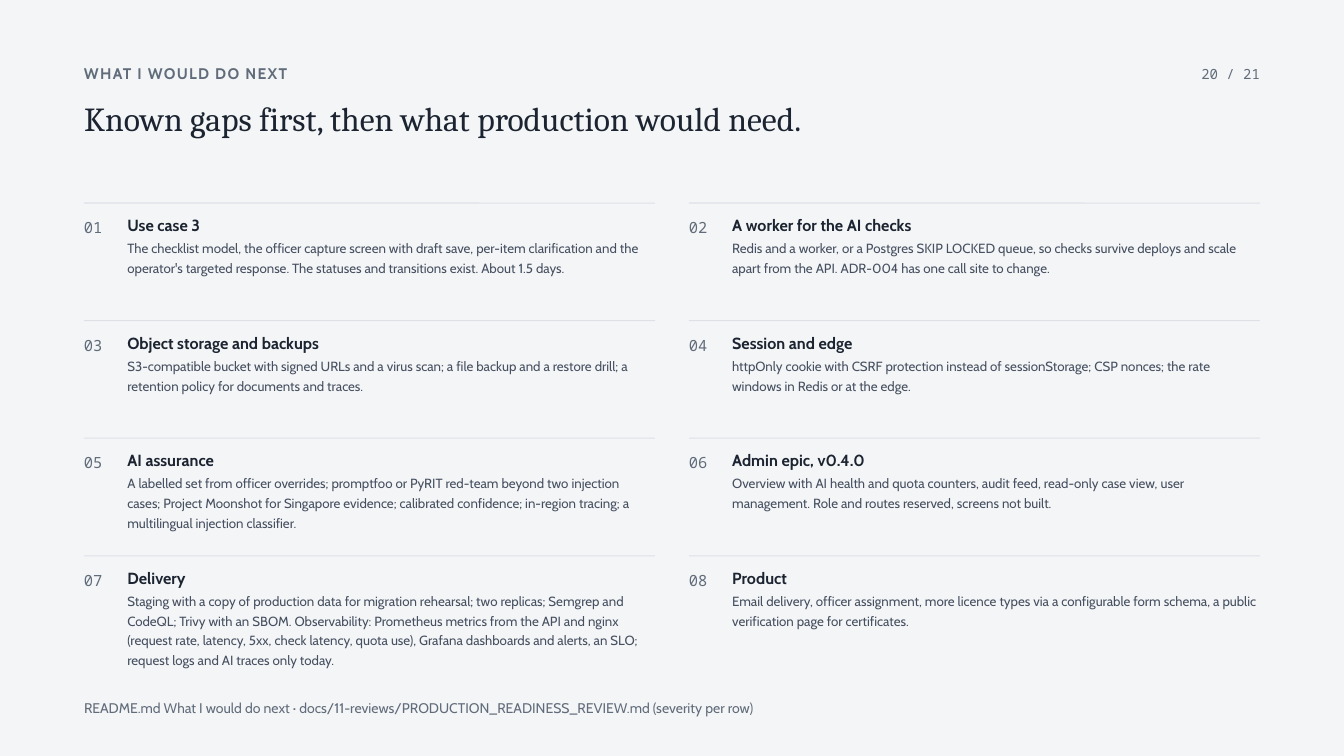
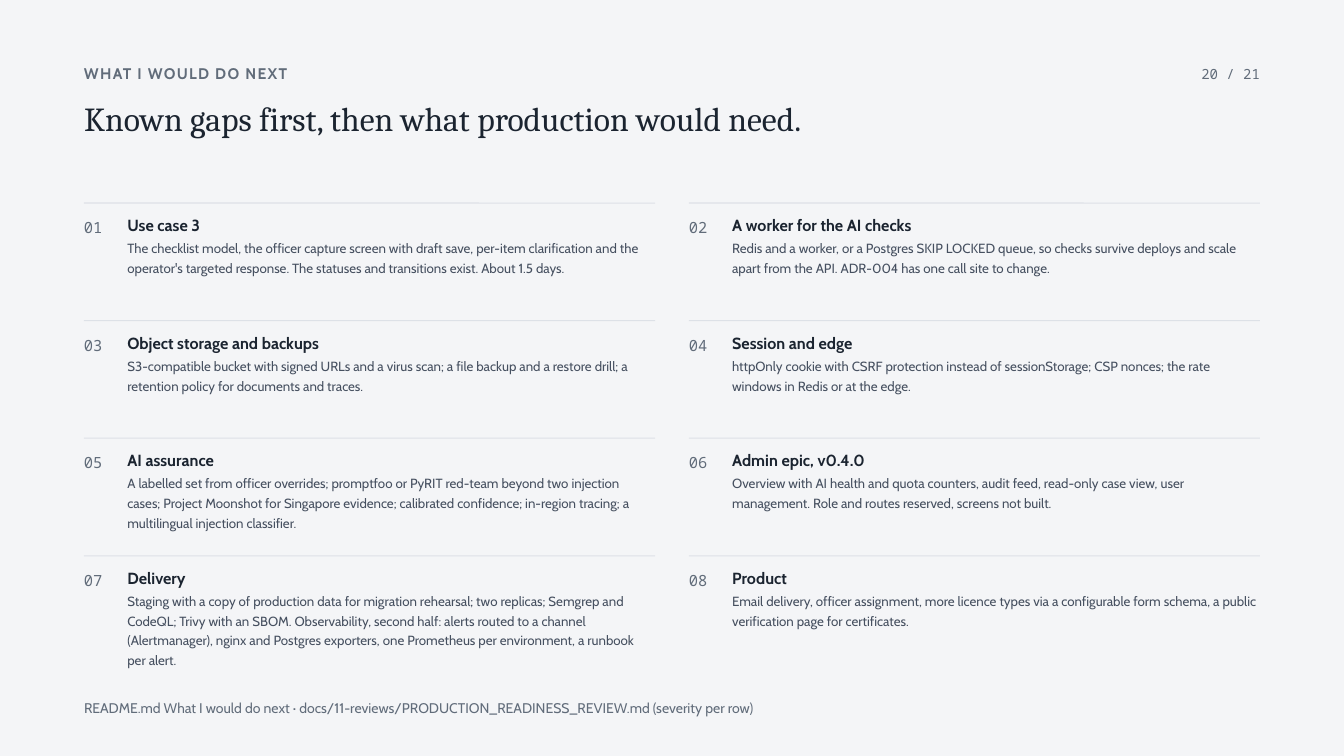
Before and after one commit to SuhaasNv/permitflow, a slide deck: slide 20 of docs/13-debrief/technical-deck/PermitFlow-technical.pptx. Drawn at 1344x756 pixels with LibreOffice and Linux fonts; fonts in the diff are those of the drawing. Boxes give left, top, right and bottom in pixels: in the first picture for what was removed or moved away, otherwise in the second. Text is boxed around its words. In the diff, an @@ line names an element or a change of style, - is before the commit and + after.

Commit message:
docs: observability layer across the documents and decks
Story US-077, ARCHITECTURE module and API row, OPERATIONS section
with the Railway services and the rollback line, THREAT_MODEL T23,
TEST_STRATEGY, SCOPE C9, readiness row 24 as built, README section;
solution-architecture and deployment views regenerated with the
Prometheus and Grafana additions; both decks rebuilt.

```diff
--- a/docs/13-debrief/technical-deck/PermitFlow-technical.pptx
+++ b/docs/13-debrief/technical-deck/PermitFlow-technical.pptx
@@ text at <box>127,596,634,668</box>: text changed @@
-Staging with a copy of production data for migration rehearsal; two replicas; Semgrep and CodeQL; Trivy with an SBOM. Observability: Prometheus metrics from the API and nginx (request rate, latency, 5xx, check latency, quota use), Grafana dashboards and alerts, an SLO; request logs and AI traces only today.
+Staging with a copy of production data for migration rehearsal; two replicas; Semgrep and CodeQL; Trivy with an SBOM. Observability, second half: alerts routed to a channel (Alertmanager), nginx and Postgres exporters, one Prometheus per environment, a runbook per alert.
```
Also in this commit, not shown: 1 other slide changed, 21 other files.
